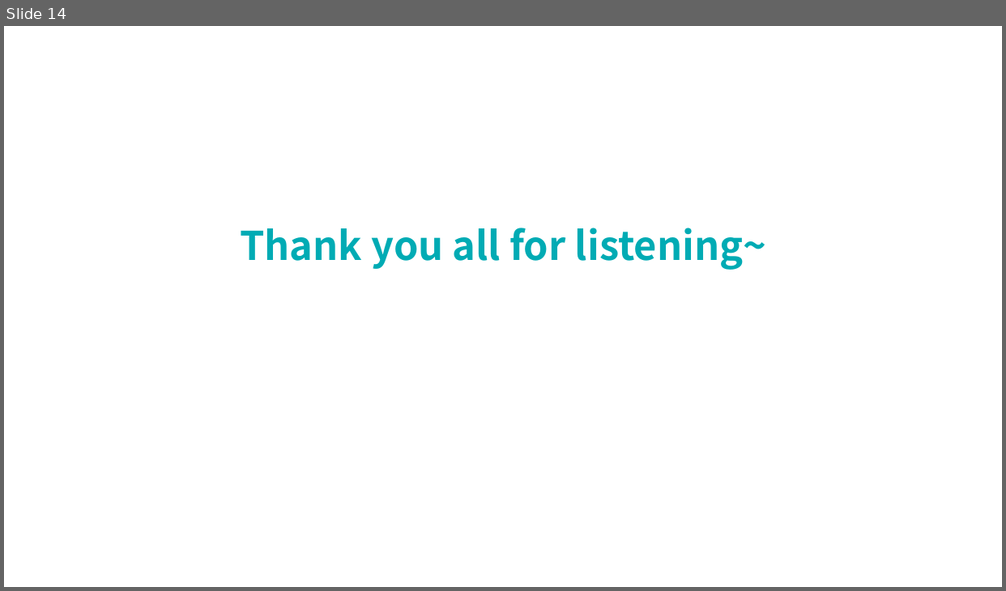
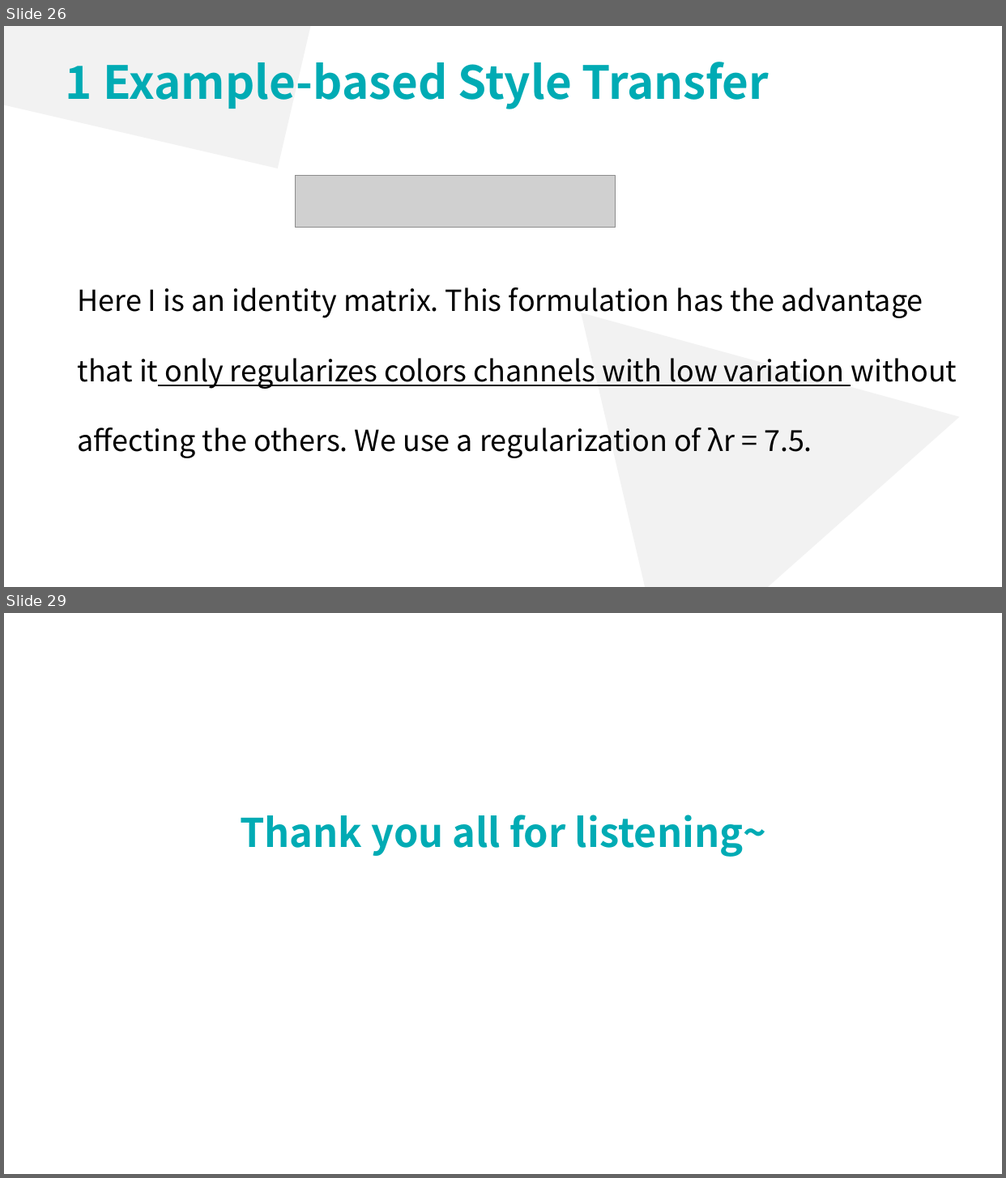
Before and after one commit to lsyoath/sheepy, a slide deck: ComputerVision.pptx. Shown one above the other, each under a label of ours: slide 14 before the commit, slides 26 and 29 after it; the slides between them are not shown. The pictures are 1006x591 and 1006x1178 pixels, drawn with LibreOffice and Linux fonts; fonts in the diff are those of the drawing; grey boxes stand for pictures. Boxes give left, top, right and bottom in pixels: in the first picture for what was removed or moved away, otherwise in the second. Text is boxed around its words. In the diff, an @@ line names an element or a change of style, - is before the commit and + after.

```diff
--- a/ComputerVision.pptx
+++ b/ComputerVision.pptx
@@ slide 26 added at [4, 26, 1002, 587], background #FFFFFF @@
@@ rectangle added at [4, 26, 342, 169], fill #F2F2F2 @@
@@ text added at [66, 62, 769, 109], 44 pt, text #00ABB4, bold @@
+1 Example-based Style Transfer
@@ picture added at [296, 176, 615, 228] @@
@@ triangle added at [582, 234, 1002, 587], fill #F2F2F2 @@
@@ text added at [78, 288, 957, 459], 28 pt, text #000000 @@
+Here I is an identity matrix. This formulation has the advantage that it only regularizes colors channels with low variation without affecting the others. We use a regularization of λr = 7.5.
@@ what was slide 14 is now slide 29 @@
```
Also in this commit, not shown: 9 slides changed, 15 other slides added, 1 slide removed.
